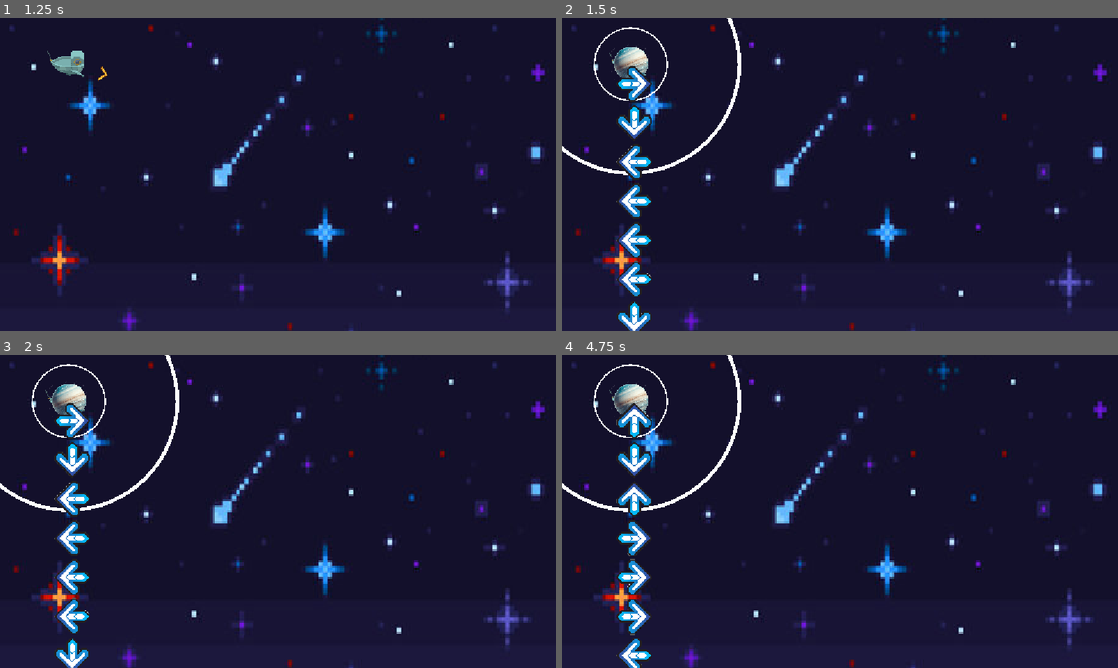
Above: before the commit, frames 1-4 (two rows, left to right).
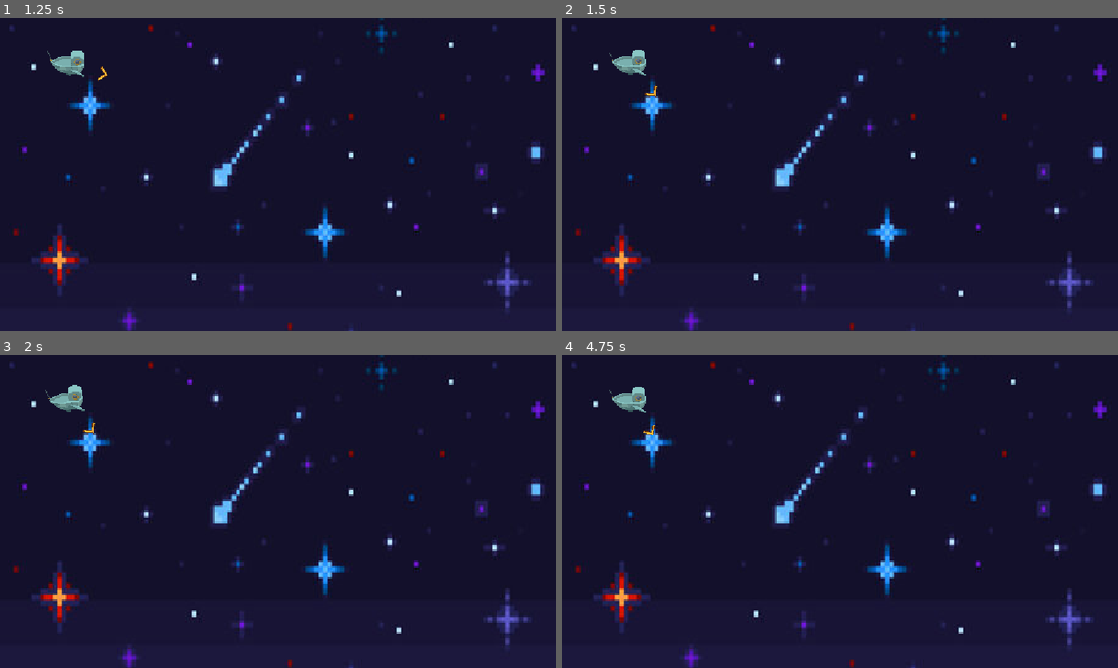
Above: after the commit, the same moments.

Repository: DudeNamedDarcy/CosmicJam2026
Game: Godot game, scene res://Scenes/game_scene.tscn
The game is run twice, just before and just after one commit, with the same random seed, the same clock (stepped at 60 frames per second) and the same inputs.
Inputs (mouse positions are in pixels of both pictures, inside the frame that each line leads up to):
- Up to frame 1 (1.25 s): tap Enter at 0.5 s; move the mouse to (400, 158) at 0.52 s; press the mouse at (400, 158) at 0.53 s; hold Right (ComboRight) from 0.53 s (still down)
- Up to frame 2 (1.5 s): move the mouse to (728, 190) at 1.27 s; release Right (ComboRight) at 1.28 s; release the mouse at (728, 190) at 1.28 s; hold Down (ComboDown) from 1.28 s (still down); click (728, 190) at 1.35 s
- Up to frame 3 (2 s): keep holding Down (ComboDown)
- Up to frame 4 (4.75 s): move the mouse to (895, 442) at 2.02 s; release Down (ComboDown) at 2.03 s; press the mouse at (895, 442) at 2.03 s; hold Right (ComboRight) 2.03-2.78 s; tap Space at 2.75, 4.25 s; move the mouse to (812, 574) at 2.77 s; release the mouse at (812, 574) at 2.78 s; hold Up (ComboUp) 2.78-3.53 s; click (812, 574) at 2.85 s; tap Enter at 3.5 s; move the mouse to (1006, 558) at 3.52 s; press the mouse at (1006, 558) at 3.53 s; hold Left (ComboLeft) from 3.53 s (still down); move the mouse to (673, 464) at 4.27 s; release the mouse at (673, 464) at 4.28 s; click (673, 464) at 4.35 s

Frame 1 is identical in both runs. In frame 2, 3.4% of the frame differs, in the area x 0-33%, y 0-100%; in frame 3, 3.4%; in frame 4, 3.5%.

Commit message:
uncommented collecting logic

Diff:
--- a/Scenes/game_scene.tscn
+++ b/Scenes/game_scene.tscn
@@ -2,7 +2,6 @@
 
 [ext_resource type="Texture2D" uid="uid://caiem5b8o2slt" path="res://Assets/Placeholders/360_F_546468872_b9emNBQeVDLbBqicXaFyoBUwutWcHmbl.jpg" id="1_b6fju"]
 [ext_resource type="PackedScene" uid="uid://cwjnrld5dv08f" path="res://Scenes/player_controller.tscn" id="1_x87qo"]
-[ext_resource type="PackedScene" uid="uid://dwgwyoho71ym6" path="res://Scenes/fishing_line.tscn" id="3_6h5vk"]
 
 [sub_resource type="WorldBoundaryShape2D" id="WorldBoundaryShape2D_g4v7s"]
 normal = Vector2(0, 1)
@@ -56,5 +55,3 @@
 
 [node name="Planet" type="Node2D" parent="." unique_id=797403716]
 position = Vector2(576, 93)
-
-[node name="FishingLine" parent="." unique_id=814618455 instance=ExtResource("3_6h5vk")]
--- a/Scenes/player_controller.gd
+++ b/Scenes/player_controller.gd
@@ -151,15 +151,14 @@
 		print(bobber.getBobberName())
 
 func StartReelingMinigame() -> void:
-	#for activeBobber in activeBobbers:
-		#fishList.append_array(activeBobber.reelIn())
+	for activeBobber in activeBobbers:
+		fishList.append_array(activeBobber.reelIn())
 
-	#if fishList.size() == 0:
-		#EndFishing()
-		#return
-	var comboLength = 4 + 8 - 1
+	if fishList.size() == 0:
+		EndFishing()
+		return
+	var comboLength = 4 + fishList.size() - 1
 
-	#var comboLength = 4 + fishList.size() - 1
 	for i in comboLength:
 		var arrow_instance = DIRECTIONAL_ARROW.instantiate()
 		arrows.append(arrow_instance)
